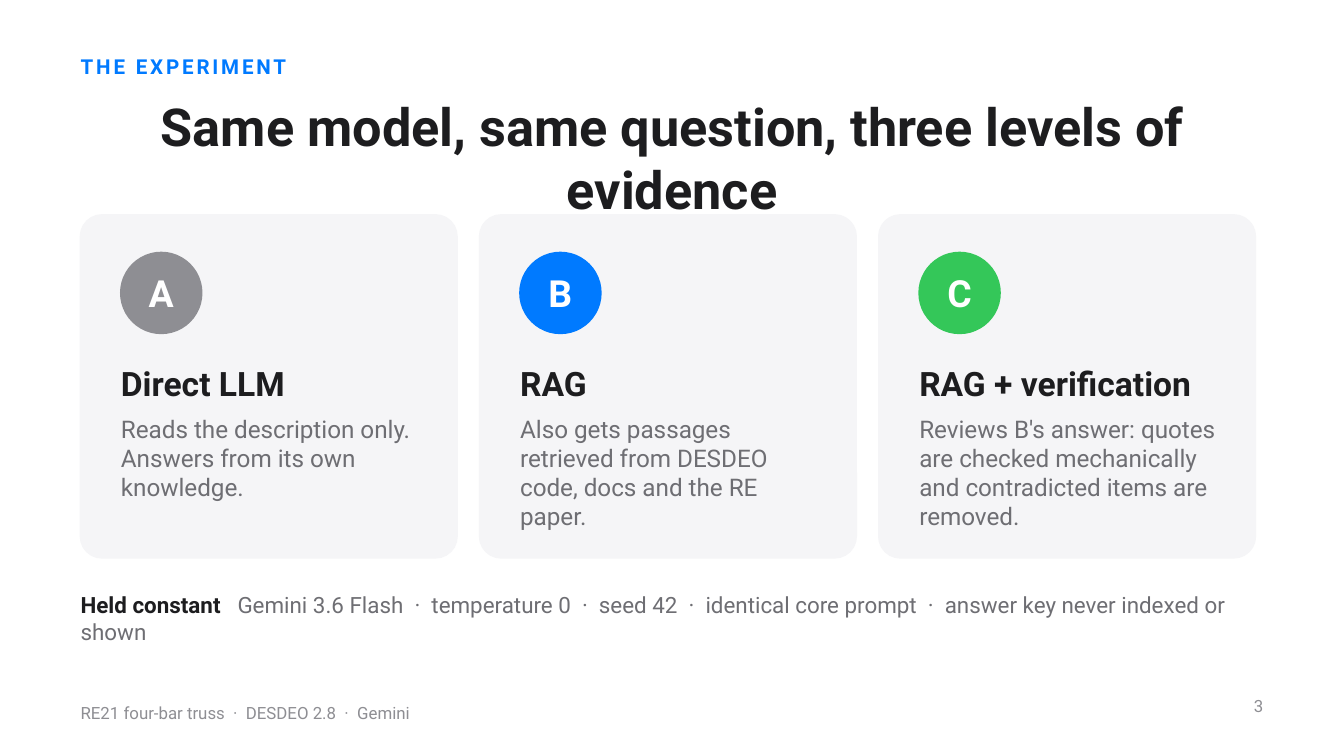
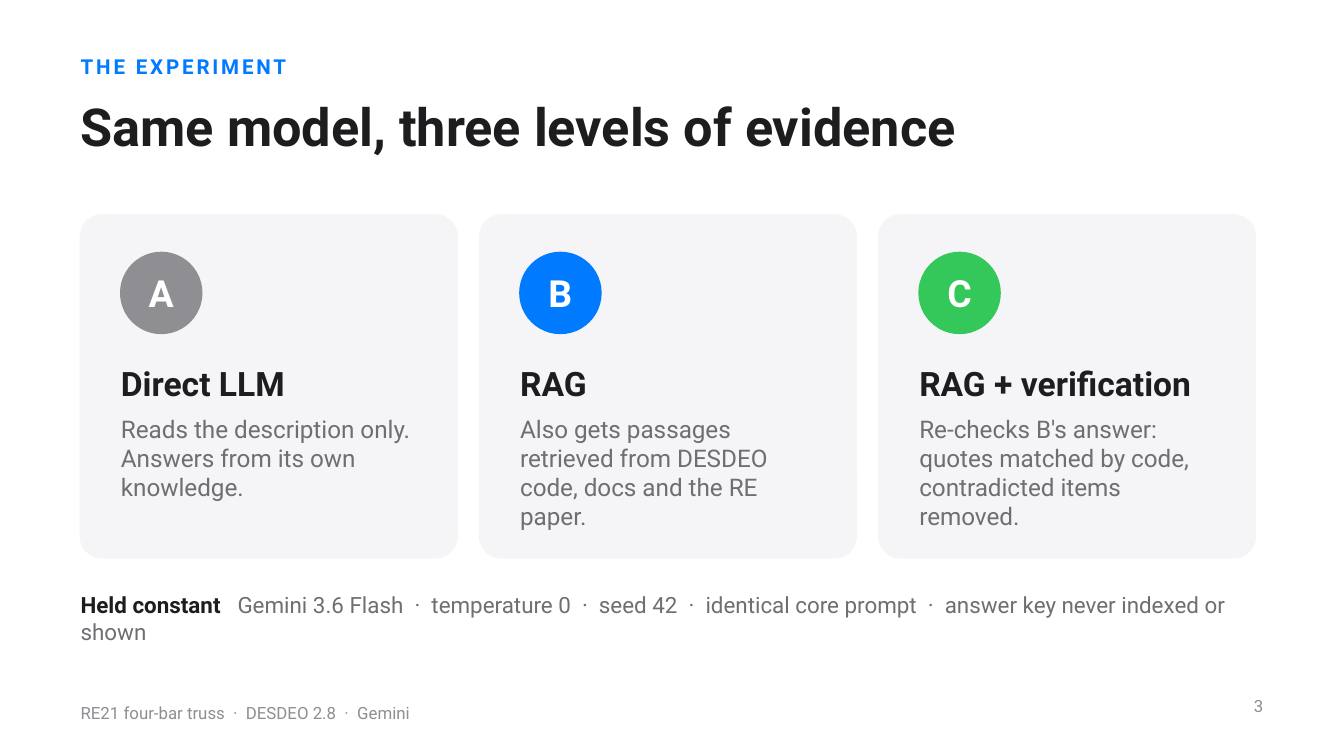
Before and after one commit to haben-ai/Objective-Dependency-RAG, a slide deck: slide 3 of docs/advisor_presentation.pptx. Drawn at 1344x756 pixels with LibreOffice and Linux fonts; fonts in the diff are those of the drawing. Boxes give left, top, right and bottom in pixels: in the first picture for what was removed or moved away, otherwise in the second. Text is boxed around its words. In the diff, an @@ line names an element or a change of style, - is before the commit and + after.

```diff
--- a/docs/advisor_presentation.pptx
+++ b/docs/advisor_presentation.pptx
@@ title at (x1=81, y1=106, x2=956, y2=155): text changed @@
-Same model, same question, three levels of evidence
+Same model, three levels of evidence
@@ text at (x1=919, y1=420, x2=1189, y2=525): text changed @@
-Reviews B's answer: quotes are checked mechanically and contradicted items are removed.
+Re-checks B's answer: quotes matched by code, contradicted items removed.
```
Also in this commit, not shown: 6 other slides changed, 1 other file.
